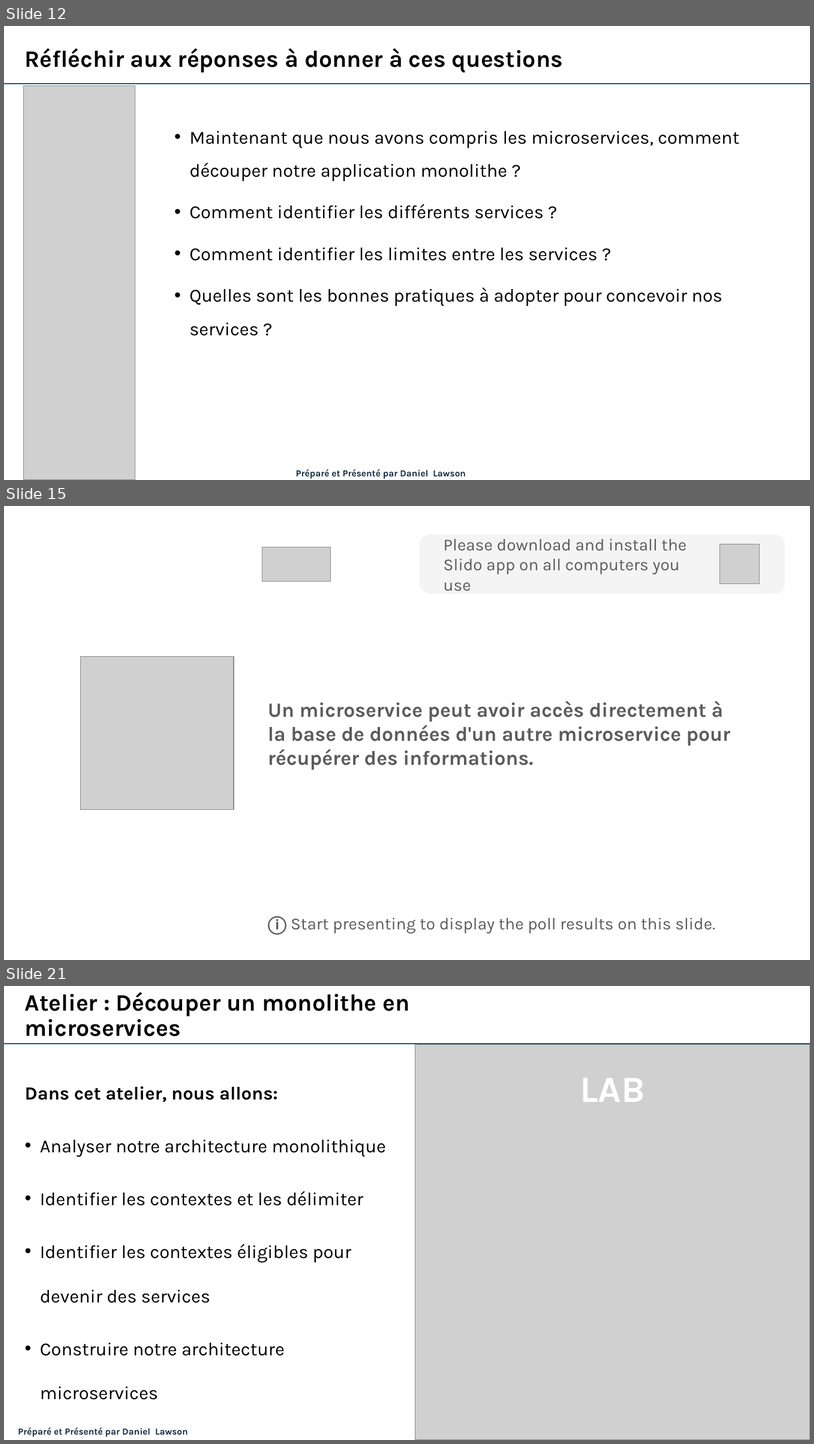
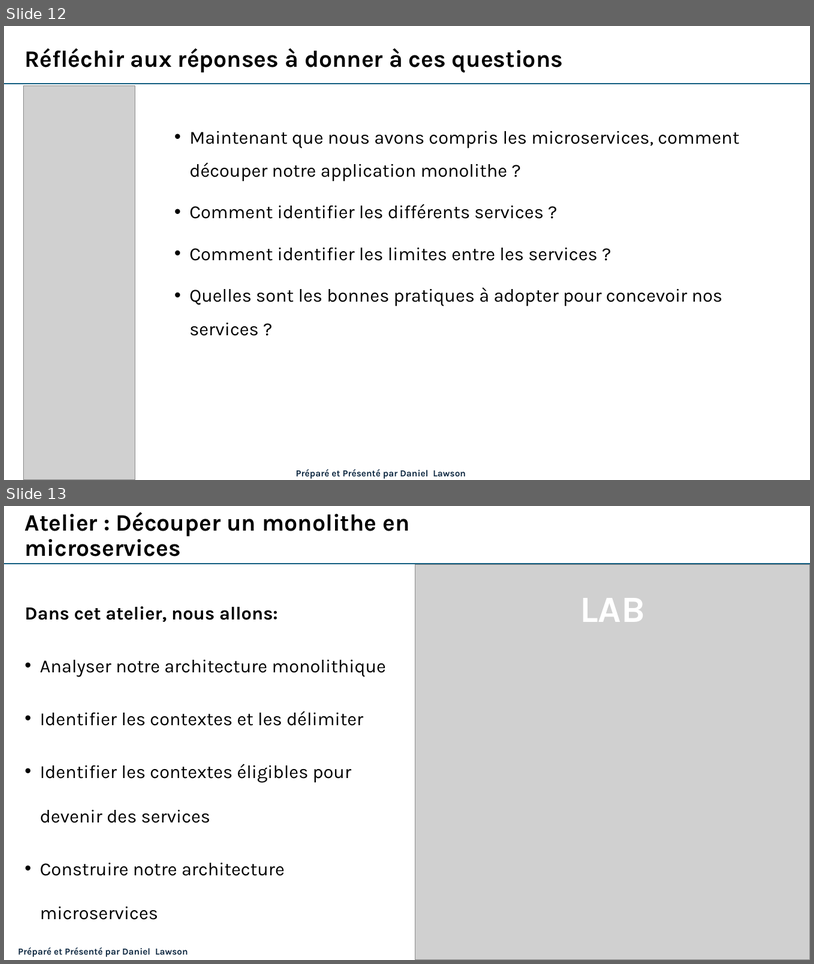
Before and after one commit to danylaws/microservices-course-efrei, a slide deck: Mod-2_Conception-des-microservices/Mod-2_Conception-des-microservices.pptx. Shown one above the other, each under a label of ours: slides 12, 15 and 21 before the commit, slides 12 and 13 after it; the slides between them are not shown. The pictures are 814x1444 and 814x964 pixels, drawn with LibreOffice and Linux fonts; fonts in the diff are those of the drawing; grey boxes stand for pictures. Boxes give left, top, right and bottom in pixels: in the first picture for what was removed or moved away, otherwise in the second. Text is boxed around its words. In the diff, an @@ line names an element or a change of style, - is before the commit and + after.

```diff
--- a/Mod-2_Conception-des-microservices/Mod-2_Conception-des-microservices.pptx
+++ b/Mod-2_Conception-des-microservices/Mod-2_Conception-des-microservices.pptx
@@ slide 15 removed at (x1=4, y1=506, x2=810, y2=960), background #FFFFFF @@
@@ rounded rectangle removed at (x1=420, y1=534, x2=786, y2=593) @@
-Please download and install the Slido app on all computers you use
@@ picture removed at (x1=263, y1=547, x2=330, y2=582) @@
@@ picture removed at (x1=720, y1=544, x2=759, y2=583) @@
@@ picture removed at (x1=81, y1=656, x2=234, y2=809) @@
@@ rectangle removed at (x1=263, y1=676, x2=746, y2=790) @@
-Un microservice peut avoir accès directement à la base de données d'un autre microservice pour récupérer des informations.
@@ text removed at (x1=268, y1=916, x2=716, y2=934) @@
-ⓘ Start presenting to display the poll results on this slide.
@@ what was slide 21 is now slide 13 @@
```
Also in this commit, not shown: 1 slide added, 7 other slides removed, 1 other file.
